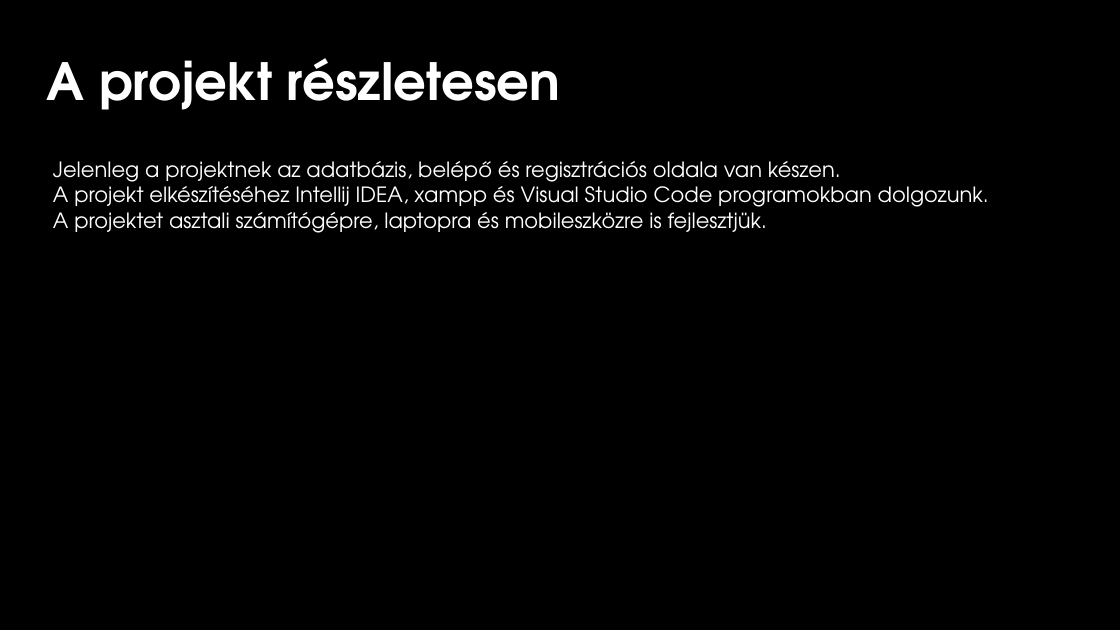
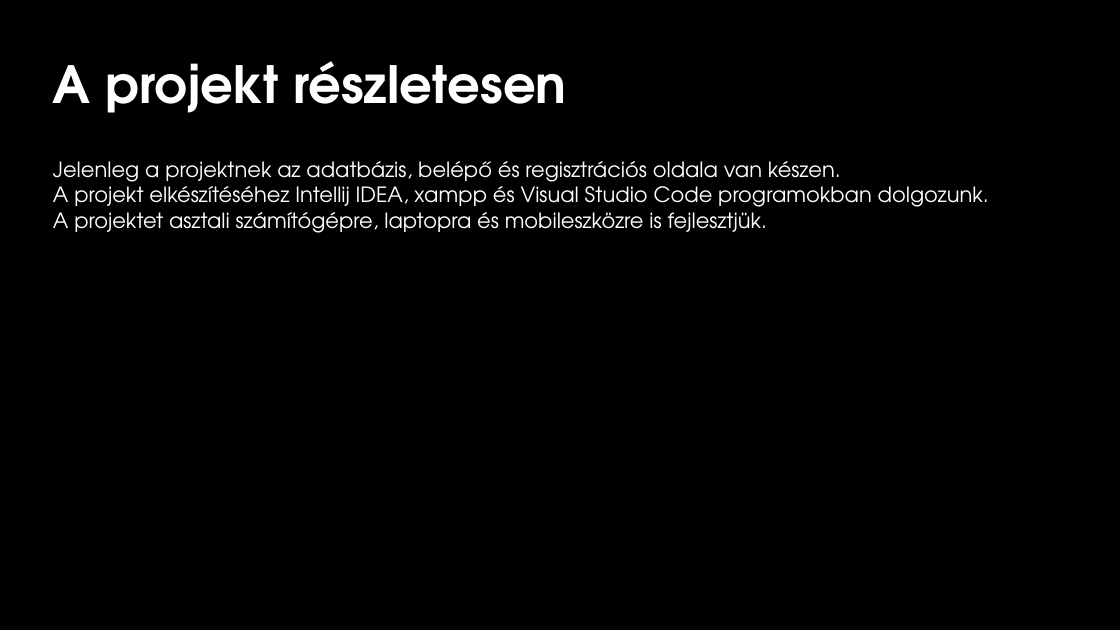
Before and after one commit to fricos/Project, a slide deck: slide 6 of ppt/Kerekegyensúly.pptx (slide 5 before the commit). Drawn at 1120x630 pixels with LibreOffice and Linux fonts; fonts in the diff are those of the drawing; background and template pictures are left out. Boxes give left, top, right and bottom in pixels: in the first picture for what was removed or moved away, otherwise in the second. Text is boxed around its words. In the diff, an @@ line names an element or a change of style, - is before the commit and + after.

```diff
--- a/ppt/Kerekegyensúly.pptx
+++ b/ppt/Kerekegyensúly.pptx
@@ text "A projekt részletesen": place and size @@
-text "A projekt részletesen" at [47, 58, 561, 110]
+text "A projekt részletesen" at [53, 61, 567, 113]
```
Also in this commit, not shown: 1 other slide changed, 1 slide added.
